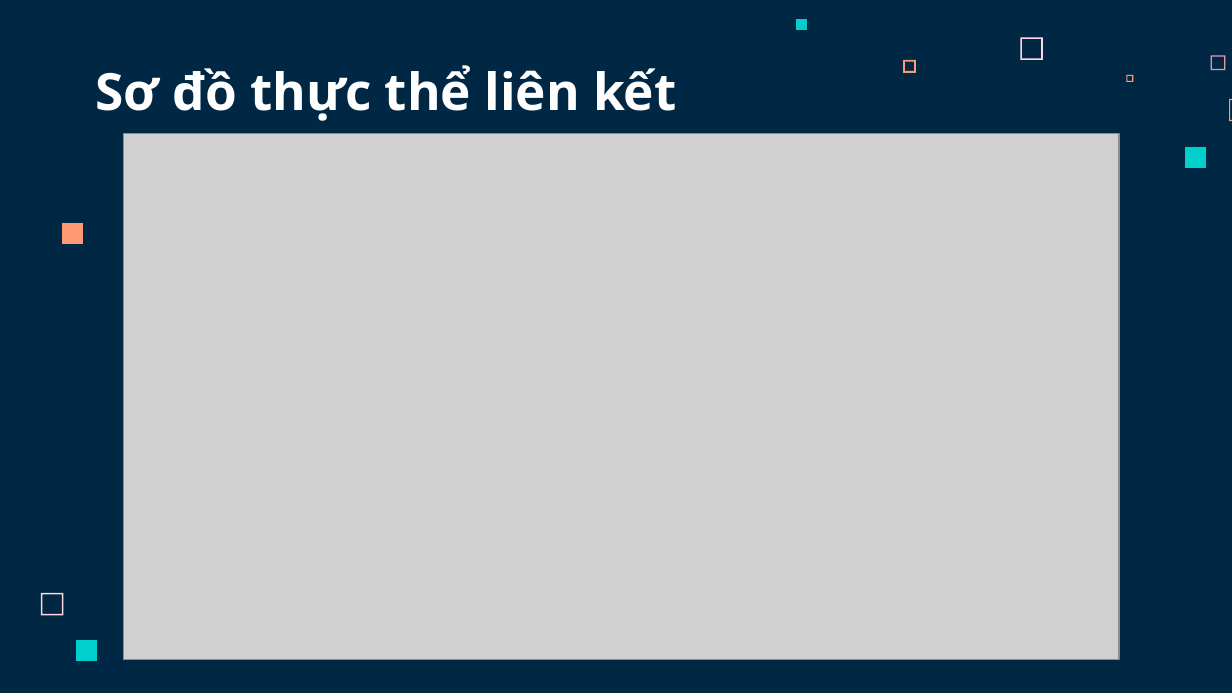
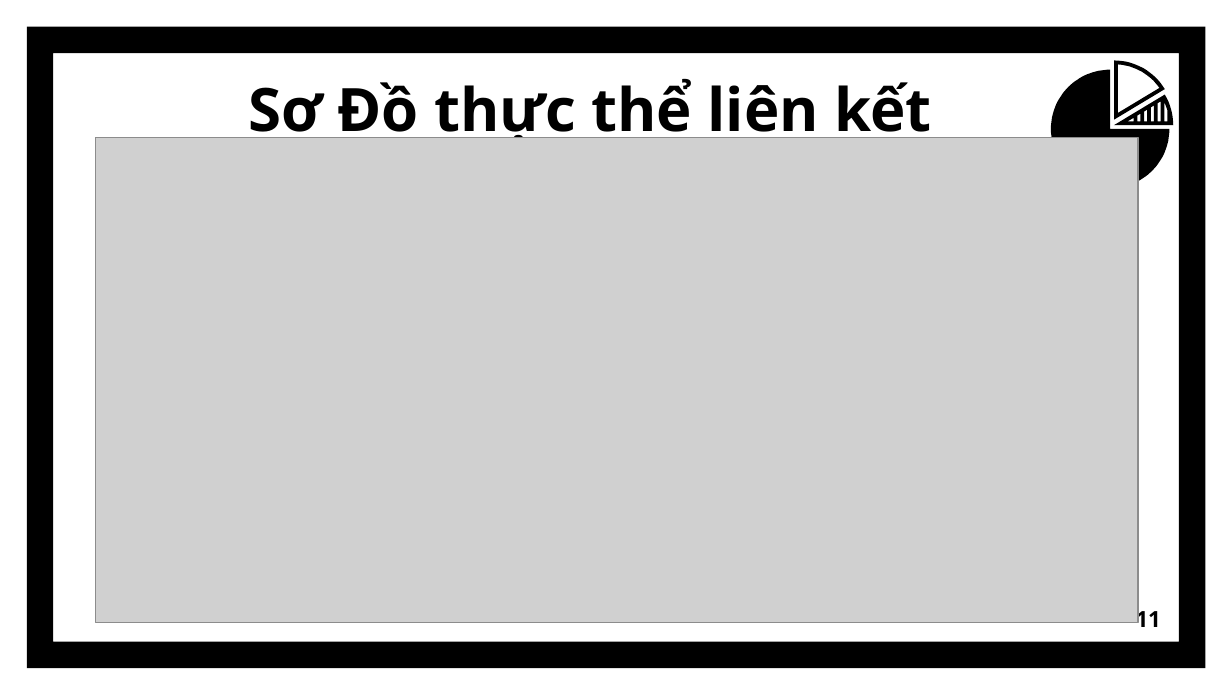
Before and after one commit to LinhChi610/PTLChi.BTL.226, a slide deck: slide 11 of SLIDE-HTQLBHDTDĐ.pptx. Drawn at 1232x693 pixels with LibreOffice and Linux fonts; fonts in the diff are those of the drawing; grey boxes stand for pictures. Boxes give left, top, right and bottom in pixels: in the first picture for what was removed or moved away, otherwise in the second. Text is boxed around its words. In the diff, an @@ line names an element or a change of style, - is before the commit and + after.

```diff
--- a/SLIDE-HTQLBHDTDĐ.pptx
+++ b/SLIDE-HTQLBHDTDĐ.pptx
@@ background #002845 to #FFFFFF @@
@@ frame added at (x1=27, y1=27, x2=1206, y2=669), fill #000000 @@
@@ freeform shape removed at (x1=796, y1=20, x2=807, y2=31) @@
@@ freeform shape removed at (x1=1020, y1=37, x2=1042, y2=59) @@
@@ freeform shape removed at (x1=1211, y1=55, x2=1226, y2=70) @@
@@ title at (x1=248, y1=78, x2=931, y2=147): text changed; size 30 to 35 pt; text colour #FFFFFF to #000000 @@
-Sơ đồ thực thể liên kết
+Sơ Đồ thực thể liên kết
@@ freeform shape removed at (x1=903, y1=60, x2=915, y2=73) @@
@@ freeform shape added at (x1=1051, y1=70, x2=1169, y2=188), fill #000000 @@
@@ freeform shape added at (x1=1114, y1=60, x2=1164, y2=120), fill #000000 @@
@@ freeform shape removed at (x1=1126, y1=75, x2=1133, y2=83) @@
@@ freeform shape added at (x1=1114, y1=95, x2=1173, y2=126), fill #000000 @@
@@ freeform shape removed at (x1=1230, y1=99, x2=1232, y2=121) @@
@@ picture resized from (x1=123, y1=133, x2=1119, y2=659) to (x1=96, y1=138, x2=1138, y2=623) @@
@@ freeform shape removed at (x1=1185, y1=147, x2=1206, y2=168) @@
@@ freeform shape removed at (x1=62, y1=223, x2=83, y2=244) @@
@@ freeform shape removed at (x1=41, y1=593, x2=63, y2=615) @@
@@ page number added at (x1=1136, y1=607, x2=1161, y2=627), 13 pt, text #000000, bold @@
+11
@@ freeform shape removed at (x1=76, y1=641, x2=97, y2=662) @@
@@ freeform shape removed at (x1=616, y1=638, x2=637, y2=659) @@
```
Also in this commit, not shown: 11 other slides changed, 1 slide added, 1 slide removed, 32 other files.
